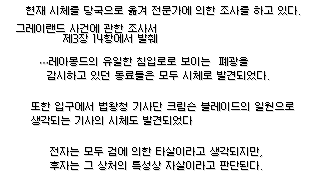
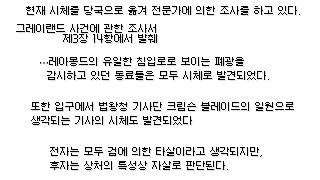
Layer changes from the first 320×180 image to the second:
renamed "전자는 모두 검에 의한 타살이라고 생각되지만, 후자는 그 copy" to "전자는 모두 검에 의한 타살이라고 생각되지만, 후자는 상처", painted on it over box(84, 161, 262, 170)
renamed "전자는 모두 검에 의한 타살이라고 생각되지만, 후자는 그" to "전자는 모두 검에 의한 타살이라고 생각되지만, 후자는 상처", painted on it over box(84, 161, 263, 171)
renamed "⋯레아몽드의 유일한 침입로로 보이는 폐광을 감시하고 copy" to "⋯레아몽드의 유일한 침입로로 보이는 폐광을 감시하고", painted on it over box(215, 57, 249, 67)
painted on "⋯레아몽드의 유일한 침입로로 보이는 폐광을 감시하고" (2nd of 2) over box(216, 58, 249, 67)
